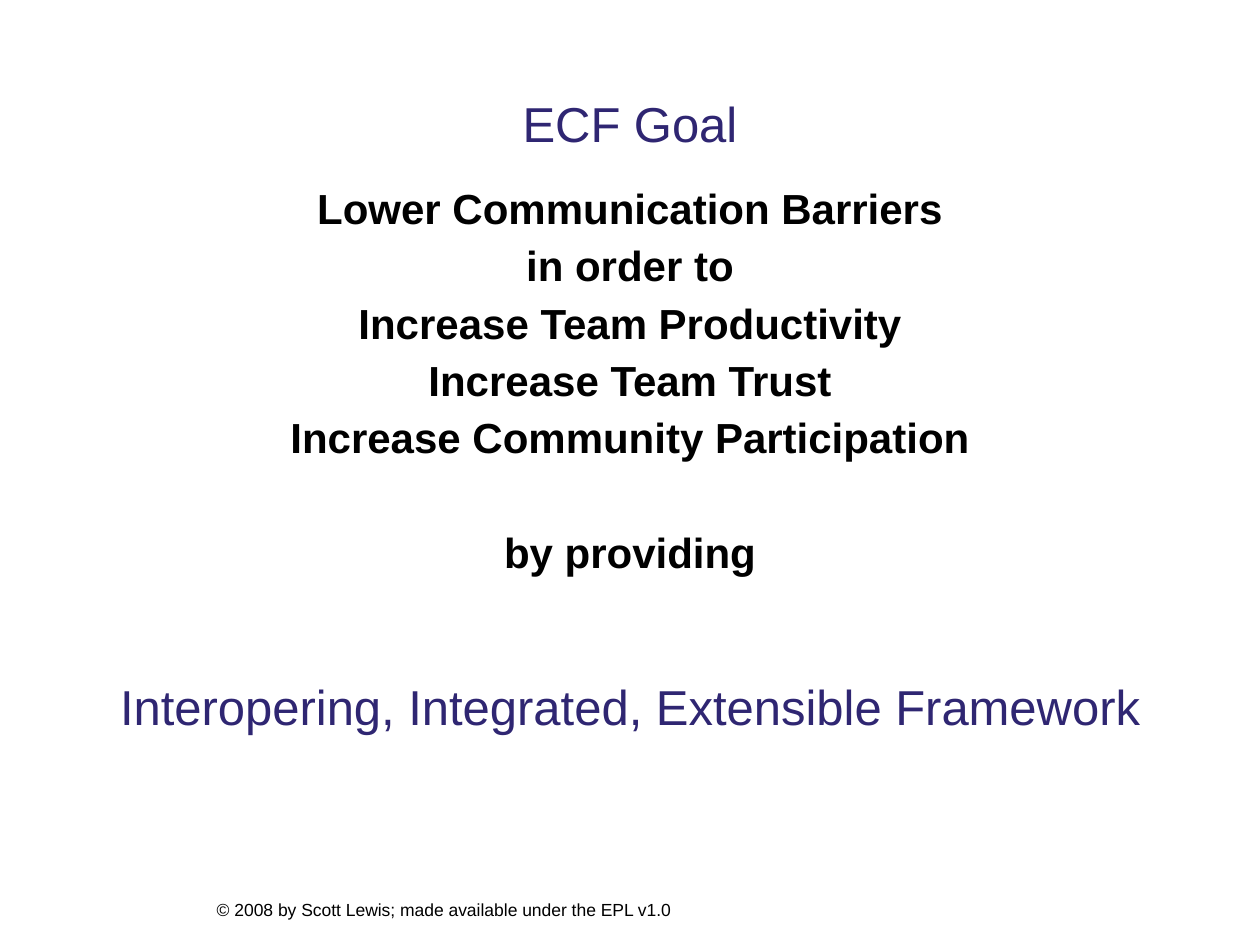
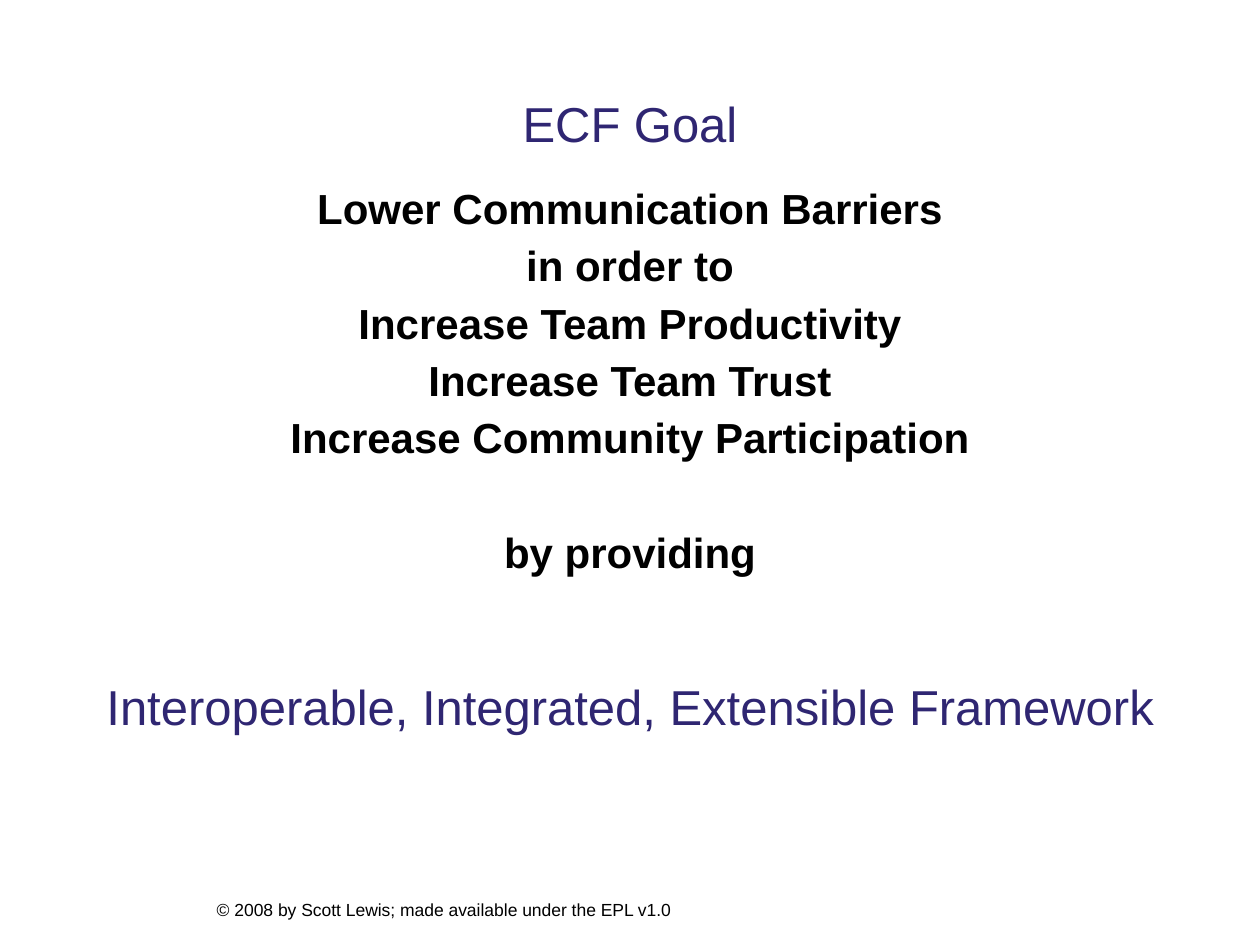
Before and after one commit to eclipse/ecf-website, a slide deck: slide 4 of presentations/eclipsecon2008/longtalk134/ecf_eclipsecon2008_134_DRAFT.ppt. Drawn at 1260x945 pixels with LibreOffice and Linux fonts; fonts in the diff are those of the drawing; background and template pictures are left out. Boxes give left, top, right and bottom in pixels: in the first picture for what was removed or moved away, otherwise in the second. Text is boxed around its words. In the diff, an @@ line names an element or a change of style, - is before the commit and + after.

```diff
--- a/presentations/eclipsecon2008/longtalk134/ecf_eclipsecon2008_134_DRAFT.ppt
+++ b/presentations/eclipsecon2008/longtalk134/ecf_eclipsecon2008_134_DRAFT.ppt
@@ title at [106, 689, 1154, 735]: text changed @@
-Interopering, Integrated, Extensible Framework
+Interoperable, Integrated, Extensible Framework
```
Also in this commit, not shown: 15 other slides changed, 1 other file.
